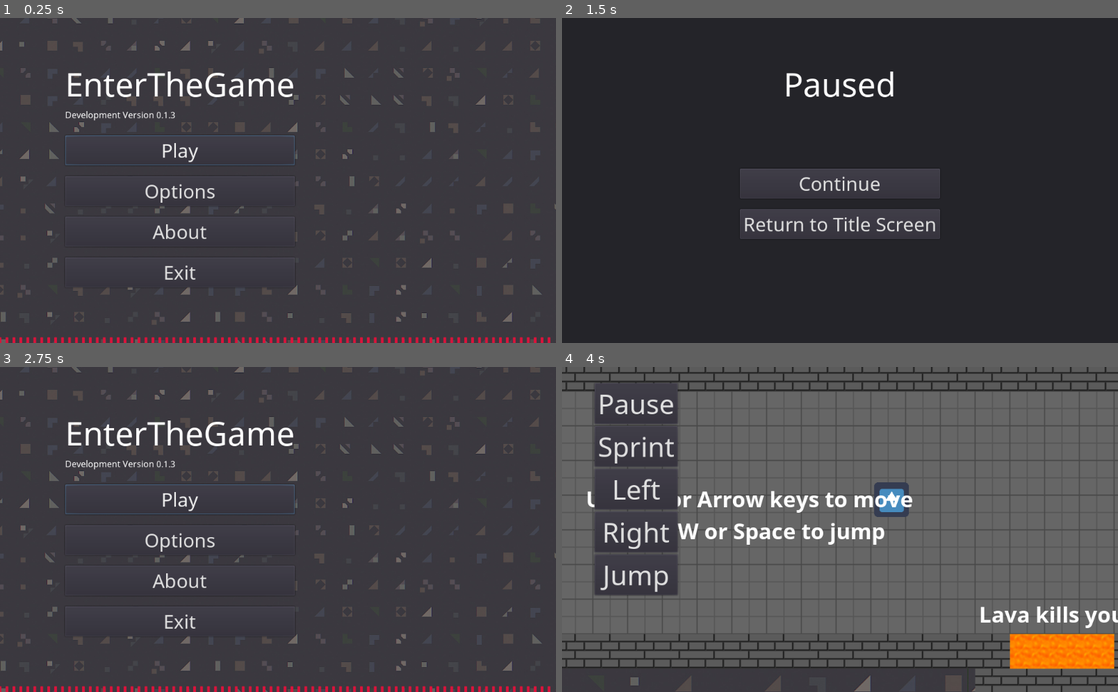
Above: before the commit, frames 1-4 (two rows, left to right).
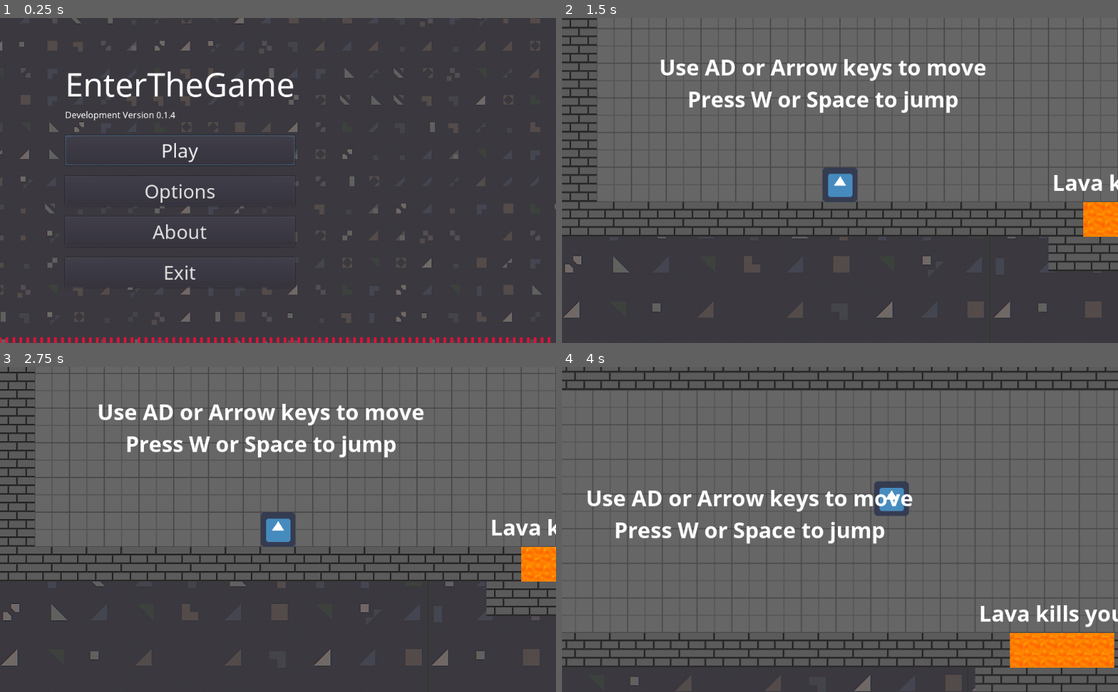
Above: after the commit, the same moments.

Repository: NuceSoftware/EnterTheGame
Game: Godot game, scene res://Scenes/titleScreen.tscn
The game is run twice, just before and just after one commit, with the same random seed, the same clock (stepped at 60 frames per second) and the same inputs. The engine's default icon, where the game draws it, is replaced by a stand-in: a white triangle on a blue panel in a dark square.
Inputs (mouse positions are in pixels of both pictures, inside the frame that each line leads up to):
- Up to frame 1 (0.25 s): no input
- Up to frame 2 (1.5 s): click "Play" at 0.5 s; click (634, 53) at 1.25 s, where only the run before the commit has a clickable "Pause"
- Up to frame 3 (2.75 s): click (278, 571) at 2 s, where only the run before the commit has a clickable "Return to Title Screen"
- Up to frame 4 (4 s): click (739, 500) at 2.75 s, where only the run before the commit has a clickable "Play"; tap W at 3.5 s; move the mouse to (962, 513) at 3.52 s; hold Right (ui_right) from 3.53 s (still down); hold Shift (sprint) from 3.53 s (still down); click (962, 513) at 3.67 s; tap Space (jump) at 3.77 s

The runs differ from the first frame. In frame 1, less than 0.1% of the frame differs, in the area x 30-32%, y 28-31%; in frame 2, 68%, in the area x 0-100%, y 0-100%; in frame 3, 63%; in frame 4, 16%.

Commit message:
Fix some bugs

Diff:
--- a/Scenes/Levels/levelOne.tscn
+++ b/Scenes/Levels/levelOne.tscn
@@ -254,7 +254,7 @@
 [node name="CollisionShape2D" type="CollisionShape2D" parent="Door/Area2D"]
 shape = SubResource( 10 )
 
-[node name="MarginContainer" parent="." instance=ExtResource( 10 )]
+[node name="mobileContainer" parent="." instance=ExtResource( 10 )]
 [connection signal="body_shape_entered" from="Bounce/Area2D" to="player" method="_on_bounce_enter"]
 [connection signal="body_shape_entered" from="Lava/Area2D" to="player" method="_on_lava_enter"]
 [connection signal="body_shape_entered" from="Door/Area2D" to="player" method="_on_door_enter"]
--- a/Scenes/mobileControls.tscn
+++ b/Scenes/mobileControls.tscn
@@ -7,7 +7,7 @@
 size = 50
 font_data = ExtResource( 1 )
 
-[node name="MarginContainer" type="CanvasLayer"]
+[node name="mobileContainer" type="CanvasLayer"]
 
 [node name="CanvasLayer" type="MarginContainer" parent="."]
 pause_mode = 2
--- a/Scenes/titleScreen.tscn
+++ b/Scenes/titleScreen.tscn
@@ -50,7 +50,7 @@
 margin_right = 423.0
 margin_bottom = 110.0
 custom_fonts/font = SubResource( 2 )
-text = "Development Version 0.1.3"
+text = "Development Version 0.1.4"
 __meta__ = {
 "_edit_use_anchors_": false
 }
--- a/Scripts/UI/mobileControls.gd
+++ b/Scripts/UI/mobileControls.gd
@@ -10,19 +10,20 @@
 # Called when the node enters the scene tree for the first time.
 func _ready():
 	# if on mobile, show mobile controls
-	# visible = OS.has_touchscreen_ui_hint()
+	visible = OS.has_touchscreen_ui_hint()
+
 	escapeAction.action = "ui_cancel"
 	moveLeft.action = "ui_left"
 	moveRight.action = "ui_right"
 	moveJump.action = "jump"
 	moveSprint.action = "sprint"
 
+# prepare for spagetti
 
 func _on_paused_pressed():
 	escapeAction.pressed = true
-	visible = false
+	get_node("../CanvasLayer").visible = false
 	Input.parse_input_event(escapeAction)
-
 
 func _on_right_button_pressed():
 	moveRight.pressed = true
@@ -48,7 +49,6 @@
 	moveSprint.pressed = false
 	Input.parse_input_event(moveSprint)
 
-
 func _on_jump_pressed():
 	moveJump.pressed = true
 	Input.parse_input_event(moveJump)
--- a/Scripts/UI/pauseMenu.gd
+++ b/Scripts/UI/pauseMenu.gd
@@ -20,6 +20,8 @@
 
 
 func _on_resume_pressed():
+	if OS.has_touchscreen_ui_hint() == true:
+		get_node("/root/Walls/mobileContainer/CanvasLayer").visible = true
 	get_tree().paused = false
 	visible = false
 
